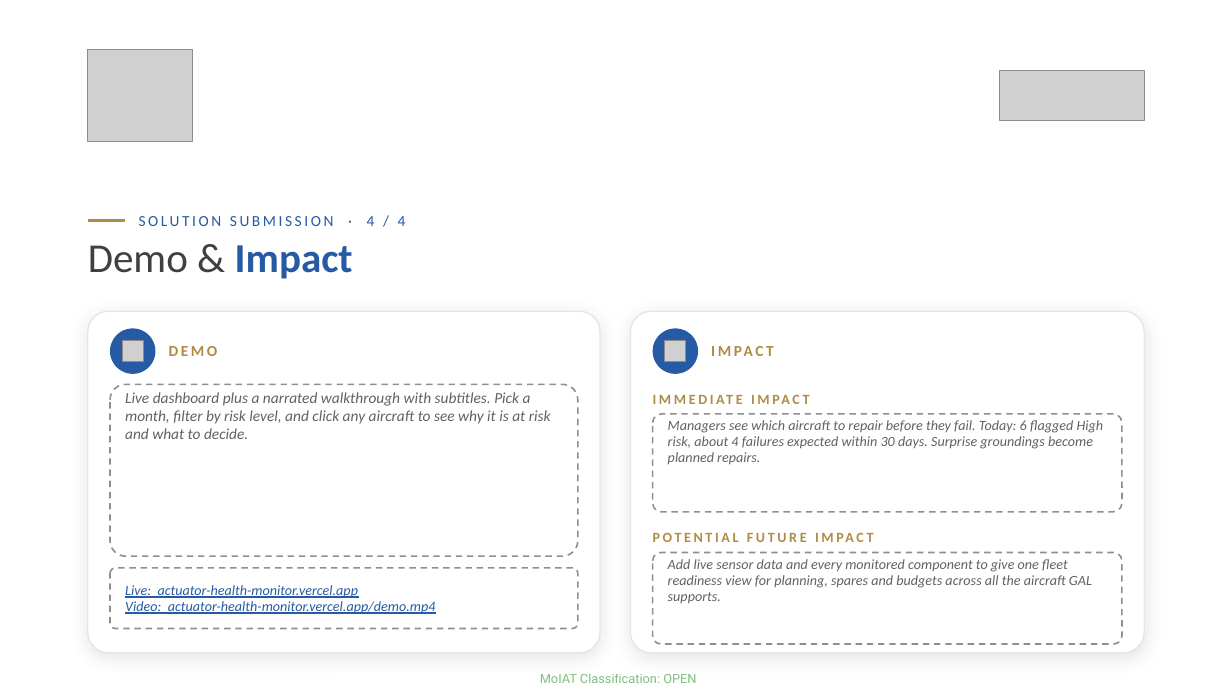
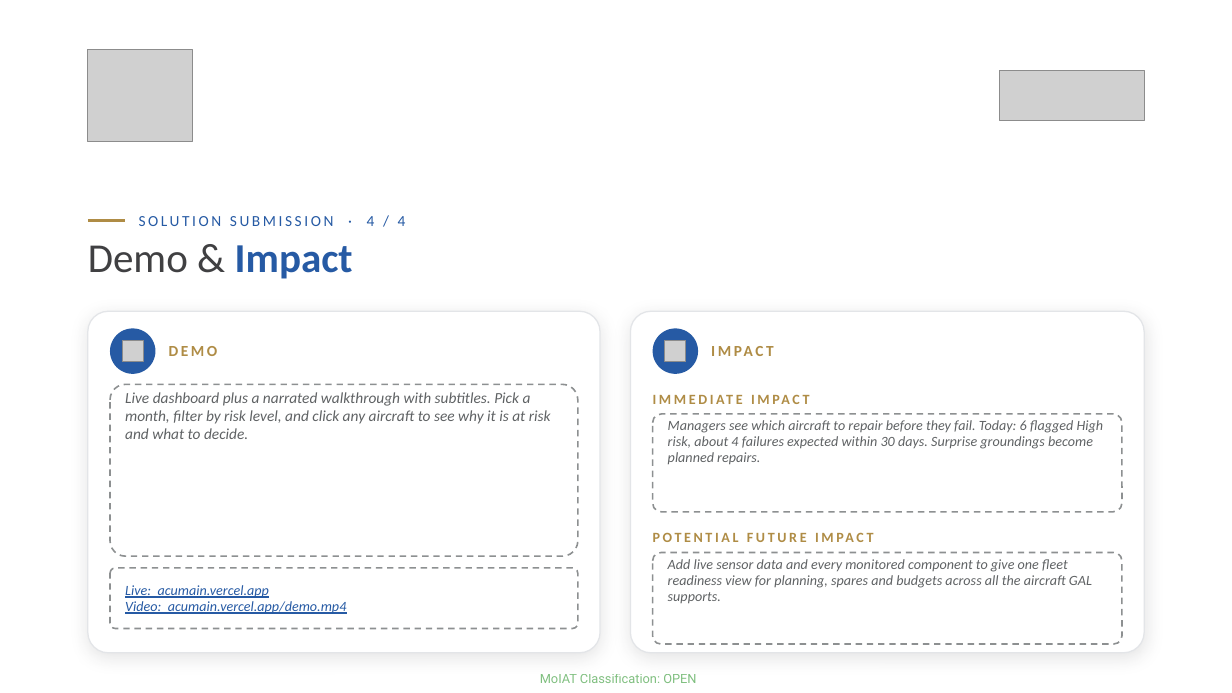
Before and after one commit to Mohammad-Umar7/b787-actuator-health-monitor, a slide deck: slide 5 of deliverables/Group NUMBER - Al Ain University.pptx. Drawn at 1232x693 pixels with LibreOffice and Linux fonts; fonts in the diff are those of the drawing; grey boxes stand for pictures; background and template pictures are left out. Boxes give left, top, right and bottom in pixels: in the first picture for what was removed or moved away, otherwise in the second. Text is boxed around its words. In the diff, an @@ line names an element or a change of style, - is before the commit and + after.

```diff
--- a/deliverables/Group NUMBER - Al Ain University.pptx
+++ b/deliverables/Group NUMBER - Al Ain University.pptx
@@ text at [125, 585, 347, 614]: text changed @@
-Live: actuator-health-monitor.vercel.app
-Video: actuator-health-monitor.vercel.app/demo.mp4
+Live: acumain.vercel.app
+Video: acumain.vercel.app/demo.mp4
```
Also in this commit, not shown: 3 other slides changed, 8 other files.
